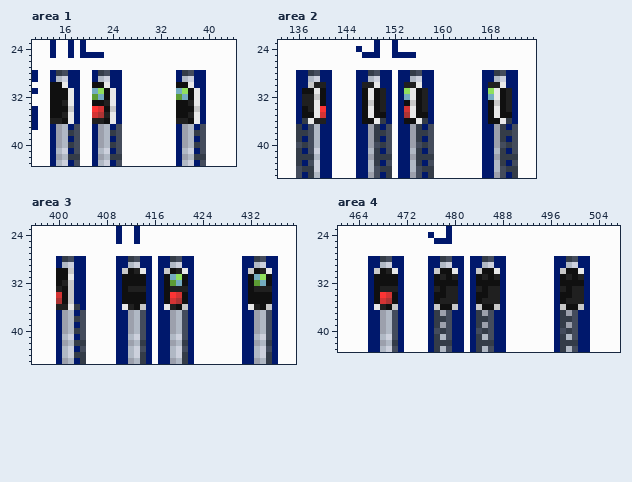
Pixel-art file: japanmultiaspect.aseprite. Above, as it was before the edit.
1000x1000 pixels, 1 frame. Colours within 5 levels of each other are drawn and written as one. Shown: area 1: x 11..44, y 23..43; area 2: x 133..175, y 23..45; area 3: x 396..439, y 23..45; area 4: x 461..507, y 23..43. The commit also changed other parts of the picture, which this record leaves out.
New version:
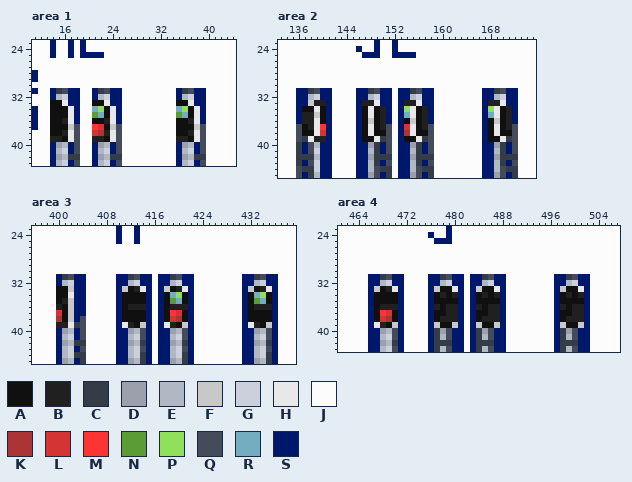
Palette (. is transparent): A #101010  B #202020  C #343c48  D #9ca0ac  E #b0b8c4  F #c8c8c8  G #ccd0dc  H #e8e8e8  J #fcfcfc  K #ac3434  L #d43434  M #fc3434  N #5c9c34  P #90e05c  Q #444c5c  R #74acc0  S #00186c
What changed:
Changed rows in their new state; - is an unchanged pixel.
Area 1:
first column x 14:
28 JJJJJ--JJJJJ---------JJJJJ
29 JJJJJ--JJJJJ---------JJJJJ
30 JJJJJ--JJJJJ---------JJJJJ
31 SCQS---SCQS----------SCQS-
32 SEGS---SEGS----------SEGS-
33 --HS-----HS------------HS-
34 ---H---RP-H----------RP-H-
35 --A----NRA-----------NRA--
36 AAB----AAB-----------AAB--
37 AAAF---MLAF----------AAAF-
38 AABH---LKBH----------AABH-
39 BBAH---BBAH----------BBAH-
40 ---S------S-------------S-
Area 2:
first column x 136:
28 JJJJJJ----JJJJJJ-JJJJJJ--------JJJJJJ
29 JJJJJJ----JJJJJJ-JJJJJJ--------JJJJJJ
30 JJJJJJ----JJJJJJ-JJJJJJ--------JJJJJJ
31 -SCQS------SCQS---SCQS----------SCQS-
32 -SEGS------SEGS---SEGS----------SEGS-
33 -SFBB------BBHS---BBHS----------BBHS-
34 --A-A-------------P-------------P----
35 -BBFA---------B---R--B----------R--B-
36 -BBHA-------FAB----FAB-----------FAB-
37 QABHM------AHAB---LHAB----------AHAB-
38 QAAHL------AHAA---KHAA----------AHAA-
39 QCHBB------AAHC---AAHC----------AAHC-
40 CS-----------CS-----CS------------CS-
Area 3:
first column x 400:
28 JJJJJ-----JJJJJJ-JJJJJJ--------JJJJJJ
29 JJJJJ-----JJJJJJ-JJJJJJ--------JJJJJJ
30 JJJJJ-----JJJJJJ-JJJJJJ--------JJJJJJ
31 SCQ--------SCQS---SCQS----------SCQS-
32 SEG--------SEGS---SEGS----------SEGS-
33 A----------FA-H---FA-H----------FA-H-
34 A-H----------------RP------------RP--
35 AB-----------------NR------------NR--
36 -AFS-------A-BB---A-BB----------A-BB-
37 LAF-S------AAAA---AMLA----------AAAA-
38 KAFS-------AAAA---ALKA----------AAAA-
39 BBHC-------HBAF---HBAF----------HBAF-
40 ---S---------------------------------
Area 4:
first column x 466:
28 JJJJJJ----JJJJJJ-JJJJJJ--------JJJJJJ
29 JJJJJJ----JJJJJJ-JJJJJJ--------JJJJJJ
30 JJJJJJ----JJJJJJ-JJJJJJ--------JJJJJJ
31 -SCQS------SCQS---SCQS----------SCQS-
32 -SEGS------SEGS---SEGS----------SEGS-
33 -FA-H------F-AH---F-AH----------F-AH-
34 --AA--------BA-----BA------------BA--
35 --AA--------AAA----AAA-----------AAA-
36 -A-BB------B-BB---B-BB----------B-BB-
37 -AMLA------AABB---AABB----------AABB-
38 -ALKA------ABBB---ABBB----------ABBB-
39 -HBAF------FAAF---FAAF----------FAAF-
40 -----------CD-----CD------------CD---
